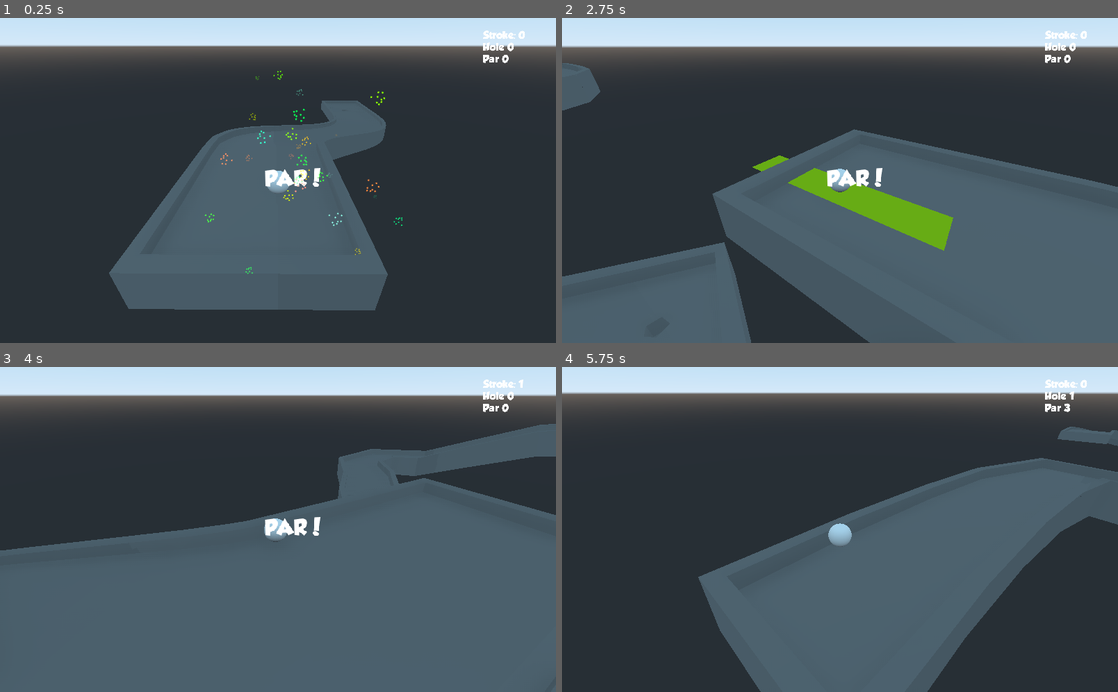
Above: before the commit, frames 1-4 (two rows, left to right).
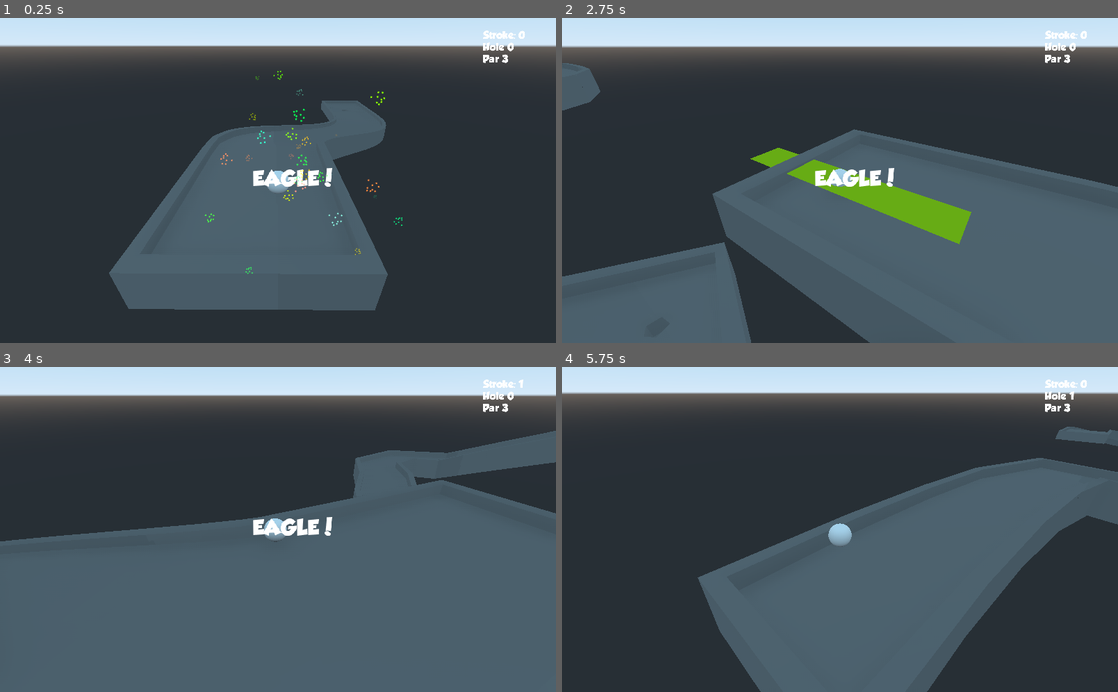
Above: after the commit, the same moments.

Repository: SlashScreen/golf
Game: Godot game, scene res://Levels/test_level.tscn
Same seed, same stepped clock (60 frames per second), same inputs: the game is played once before the commit and once after it.
Inputs (mouse positions are in pixels of both pictures, inside the frame that each line leads up to):
- Up to frame 1 (0.25 s): no input
- Up to frame 2 (2.75 s): move the mouse to (962, 164) at 0.52 s; hold D 0.53-1.28 s; click (962, 164) at 0.67 s; move the mouse to (728, 196) at 1.27 s; hold A 1.28-2.03 s; click (728, 196) at 1.42 s; move the mouse to (895, 109) at 2.02 s; hold D from 2.03 s (still down); click (895, 109) at 2.17 s
- Up to frame 3 (4 s): move the mouse to (250, 594) at 2.77 s; click (250, 594) at 2.92 s; move the mouse to (444, 578) at 3.52 s; release D at 3.53 s; hold A from 3.53 s (still down); click (444, 578) at 3.67 s
- Up to frame 4 (5.75 s): keep holding A; move the mouse to (673, 480) at 4.27 s; click (673, 480) at 4.42 s; move the mouse to (867, 529) at 5.02 s; click (867, 529) at 5.17 s

The runs differ from the first frame. In frame 1, 0.4% of the frame differs, in the area x 45-92%, y 11-52%; in frame 2, 2.6%; in frame 3, 3.1%, in the area x 0-100%, y 11-57%; in frame 4, 0.2%.

Commit message:
Created framework for single-screen multiplayer. TODO: Cleanup, handle player switching(HUD update, camera), create ghost ball.

Diff:
--- a/Misc/Shaders/Arrow_Shader.tres
+++ b/Misc/Shaders/Arrow_Shader.tres
@@ -34,19 +34,6 @@
 }
 
 void fragment() {
-// Input:2
-	vec3 n_out2p0;
-	n_out2p0 = vec3(UV,0.0);
-
-// TextureUniform:3
-	vec3 n_out3p0;
-	float n_out3p1;
-	{
-		vec4 n_tex_read = texture( TextureUniform , n_out2p0.xy );
-		n_out3p0 = n_tex_read.rgb;
-		n_out3p1 = n_tex_read.a;
-	}
-
 // ScalarUniform:5
 	float n_out5p0;
 	n_out5p0 = Power;
@@ -61,13 +48,26 @@
 	vec3 n_out11p0;
 	n_out11p0 = vec3( n_out5p0 , n_out12p0 , n_in11p2 );
 
+// Input:2
+	vec3 n_out2p0;
+	n_out2p0 = vec3(UV,0.0);
+
+// TextureUniform:3
+	vec3 n_out3p0;
+	float n_out3p1;
+	{
+		vec4 n_tex_read = texture( TextureUniform , n_out2p0.xy );
+		n_out3p0 = n_tex_read.rgb;
+		n_out3p1 = n_tex_read.a;
+	}
+
 // VectorOp:8
 	vec3 n_out8p0;
-	n_out8p0 = n_out3p0 * n_out11p0;
+	n_out8p0 = n_out11p0 * n_out3p0;
 
 // VectorOp:4
 	vec3 n_out4p0;
-	n_out4p0 = n_out3p0 * n_out8p0;
+	n_out4p0 = n_out8p0 * n_out3p0;
 
 // Output:0
 	ALBEDO = n_out4p0;
@@ -80,20 +80,20 @@
 
 }
 "
-graph_offset = Vector2( 153.583, 161.762 )
-nodes/fragment/0/position = Vector2( 860, 160 )
+graph_offset = Vector2( 183.174, 267.551 )
+nodes/fragment/0/position = Vector2( 860, 380 )
 nodes/fragment/2/node = SubResource( 1 )
-nodes/fragment/2/position = Vector2( -60, 260 )
+nodes/fragment/2/position = Vector2( -300, 340 )
 nodes/fragment/3/node = SubResource( 2 )
-nodes/fragment/3/position = Vector2( 100, 260 )
+nodes/fragment/3/position = Vector2( -100, 260 )
 nodes/fragment/4/node = SubResource( 3 )
 nodes/fragment/4/position = Vector2( 480, 300 )
 nodes/fragment/5/node = SubResource( 4 )
 nodes/fragment/5/position = Vector2( -560, 160 )
 nodes/fragment/8/node = SubResource( 7 )
-nodes/fragment/8/position = Vector2( 300, 260 )
+nodes/fragment/8/position = Vector2( 300, 300 )
 nodes/fragment/11/node = SubResource( 10 )
 nodes/fragment/11/position = Vector2( -100, 160 )
 nodes/fragment/12/node = SubResource( 11 )
 nodes/fragment/12/position = Vector2( -300, 160 )
-nodes/fragment/connections = PoolIntArray( 2, 0, 3, 0, 3, 0, 4, 0, 4, 0, 0, 0, 8, 0, 4, 1, 3, 1, 0, 1, 12, 0, 11, 1, 5, 0, 12, 1, 5, 0, 11, 0, 11, 0, 8, 1, 3, 0, 8, 0 )
+nodes/fragment/connections = PoolIntArray( 2, 0, 3, 0, 4, 0, 0, 0, 3, 1, 0, 1, 12, 0, 11, 1, 5, 0, 12, 1, 5, 0, 11, 0, 8, 0, 4, 0, 3, 0, 4, 1, 3, 0, 8, 1, 11, 0, 8, 0 )
--- a/Objects/Golf_Ball_Obj.tscn
+++ b/Objects/Golf_Ball_Obj.tscn
@@ -30,7 +30,6 @@
 material/0 = null
 
 [node name="Arrow" type="Sprite3D" parent="Ball"]
-transform = Transform( 1, 0, 0, 0, 1, 0, 0, 0, 1, 0, -0.192052, 0 )
 material_override = ExtResource( 2 )
 cast_shadow = 0
 axis = 1
--- a/Objects/HUD.tscn
+++ b/Objects/HUD.tscn
@@ -68,3 +68,9 @@
 process_material = ExtResource( 3 )
 texture = ExtResource( 4 )
 script = ExtResource( 5 )
+
+[node name="Scorecard" type="Panel" parent="."]
+visible = false
+margin_right = 215.0
+margin_bottom = 83.0
+theme = ExtResource( 2 )
--- a/Scripts/Arrow.gd
+++ b/Scripts/Arrow.gd
@@ -32,7 +32,7 @@
 			#Hit ball
 			if Input.is_mouse_button_pressed(BUTTON_LEFT): #if mouse button clicked
 				last_pos = ball.get_parent().get_translation() #set last position
-				game_vars.currentScore += 1 #yes I'm setting the score here. Shouldn't be too big of an issue
+				game_vars.players[game_vars.currentPlayer].stroke += 1 #yes I'm setting the score here. Shouldn't be too big of an issue
 				ball.apply_central_impulse(newdir*((d/end_dist)*max_power)) #apply impulse
 	else:
 		hide()
--- a/Scripts/HUD.gd
+++ b/Scripts/HUD.gd
@@ -8,15 +8,17 @@
 	_clear()
 
 func _process(delta): #set text
-	get_node("Stroke").set_text("Stroke: "+str(game_vars.currentScore))
-	get_node("Par").set_text("Par "+ str(game_vars.par))
-	get_node("Hole").set_text("Hole "+ str(game_vars.hole))
+	var cplayer = game_vars.players[game_vars.currentPlayer]
+	get_node("Stroke").set_text("Stroke: "+str(cplayer.stroke))
+	get_node("Par").set_text("Par "+ str(cplayer.par))
+	get_node("Hole").set_text("Hole "+ str(cplayer.hole))
 
 func _on_hole():
 	#Set text based on score vs par relationship
 	var text = ""
-	var rel = game_vars.par-game_vars.currentScore #rel = relationship
-	if game_vars.currentScore == 1:
+	var cplayer = game_vars.players[game_vars.currentPlayer]
+	var rel = cplayer.par - cplayer.stroke #rel = relationship
+	if cplayer.stroke == 1:
 		text = "Hole in One!"
 	#I know this is quite unsightly BUT there are no switch statements...
 	elif rel < -3:
--- a/Scripts/Signal_Router.gd
+++ b/Scripts/Signal_Router.gd
@@ -3,6 +3,7 @@
 
 ##INIT###
 export var gameVars = {}
+export var howManyPlayers = 1
 onready var file = File.new()
 var levels
 onready var baseScene = get_parent().get_node("level")
@@ -17,37 +18,42 @@
 	file.open("res://Levels/levels.json",File.READ)
 	levels = JSON.parse(file.get_as_text()).get_result()
 	file.close()
-
-	gameVars.currentScore = 0
-	gameVars.scorecard = []
-	gameVars.par = 0
-	gameVars.hole = 0
-	gameVars.map = "test"
-	print(levels[gameVars.map].info.name)
-
-	baseScene.get_node(str(gameVars.hole)).get_node("Kill_Volume").get_node("Area").connect("oob",self,"on_oob")
-	baseScene.get_node(str(gameVars.hole)).get_node("Golf_Hole_Volume").get_node("Hole_Area").connect("ball_in_hole",self,"on_game_won")
+	hard_reset()
 ###SCORE FUNCTIONS###
 func new_hole():
 	print("New Hole")
-	gameVars.par = levels[gameVars.map].holes[str(gameVars.hole)].par
-	gameVars.scorecard.append(gameVars.currentScore) #add to card
-	gameVars.currentScore = 0 #reset stroke
-	gameVars.hole += 1
-	baseScene.get_node(str(gameVars.hole)).get_node("Kill_Volume").get_node("Area").connect("oob",self,"on_oob")
-	baseScene.get_node(str(gameVars.hole)).get_node("Golf_Hole_Volume").get_node("Hole_Area").connect("ball_in_hole",self,"on_game_won")
-	var o = (levels[gameVars.map].holes[str(gameVars.hole)].origin)
+	gameVars.players[gameVars.currentPlayer].scorecard.append(gameVars.players[gameVars.currentPlayer].stroke) #add to card
+	gameVars.players[gameVars.currentPlayer].stroke = 0 #reset stroke
+	gameVars.players[gameVars.currentPlayer].hole += 1
+	gameVars.par = levels[gameVars.map].holes[str(gameVars.players[gameVars.currentPlayer].hole)].par
+	baseScene.get_node(str(gameVars.players[gameVars.currentPlayer].hole)).get_node("Kill_Volume").get_node("Area").connect("oob",self,"on_oob")
+	baseScene.get_node(str(gameVars.players[gameVars.currentPlayer].hole)).get_node("Golf_Hole_Volume").get_node("Hole_Area").connect("ball_in_hole",self,"on_game_won")
+	var o = (levels[gameVars.map].holes[str(gameVars.players[gameVars.currentPlayer].hole)].origin)
 	emit_signal("clearHud")
 	emit_signal("move_ball",Vector3(o.x,o.y,o.z))
 
 func hard_reset():
-	gameVars.scorecard = []
-	gameVars.currentScore = 0
-	gameVars.hole = 0
+	gameVars.map = "test"
+	gameVars.currentPlayer = 0
+	gameVars.players = {}
+	for i in range(howManyPlayers):
+		var p = {}
+		p.location = Vector3()
+		p.color = Color()
+		p.scorecard = []
+		p.stroke = 0
+		p.hole = 0
+		p.par = levels[gameVars.map].holes[str(p.hole)].par
+		gameVars.players[i] = p
+	print(str(gameVars.players))
+	baseScene.get_node(str(gameVars.players[gameVars.currentPlayer].hole)).get_node("Kill_Volume").get_node("Area").connect("oob",self,"on_oob")
+	baseScene.get_node(str(gameVars.players[gameVars.currentPlayer].hole)).get_node("Golf_Hole_Volume").get_node("Hole_Area").connect("ball_in_hole",self,"on_game_won")
+
+#TODO: function for switching players
 
 ###SIGNAL PROCESSING###
 func on_oob():
-	gameVars.currentScore += 1
+	gameVars.players[gameVars.currentPlayer].stroke += 1
 	emit_signal("on_oob")
 	print("Out Of Bounds!!!")
 
Not shown: 1 places in Misc/Shaders/Arrow_Shader.tres that only renumber resources
